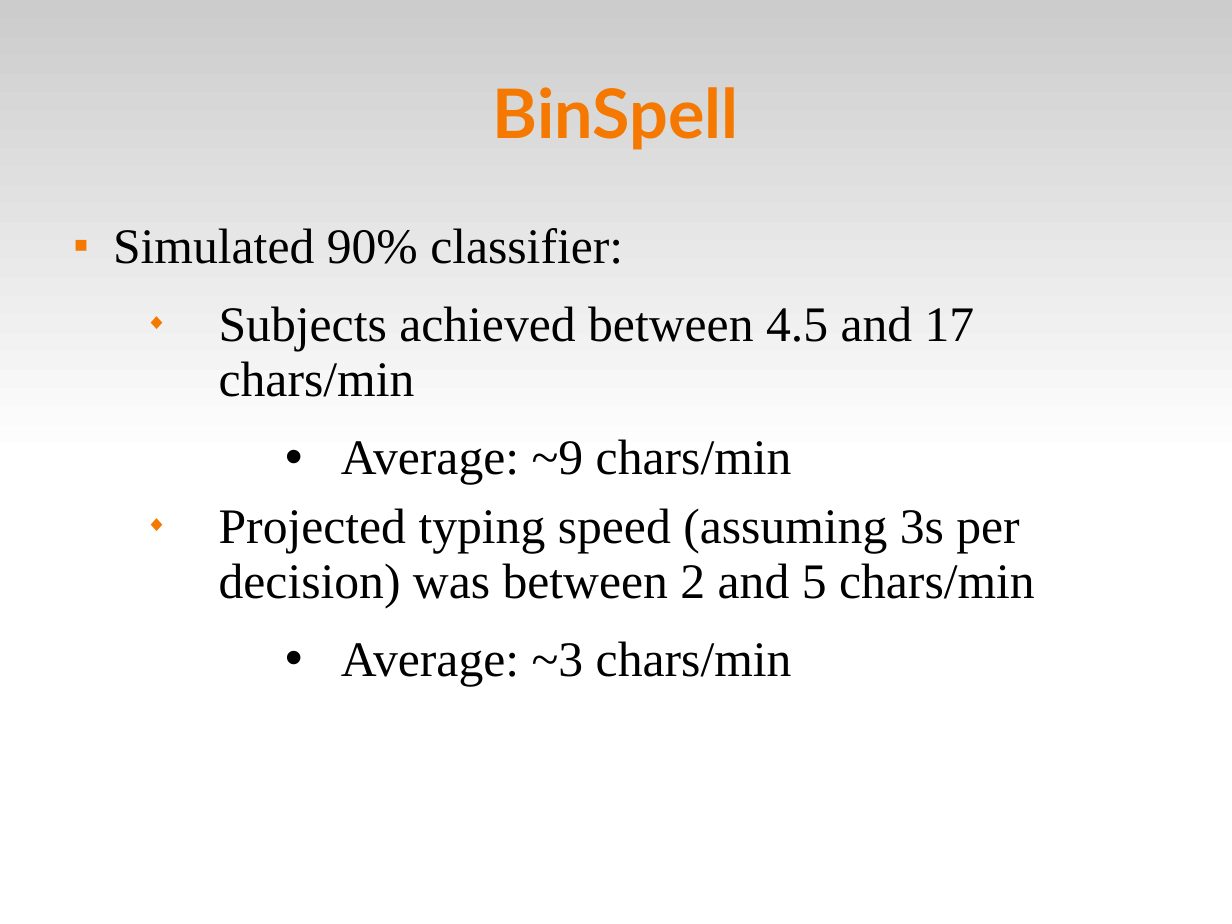
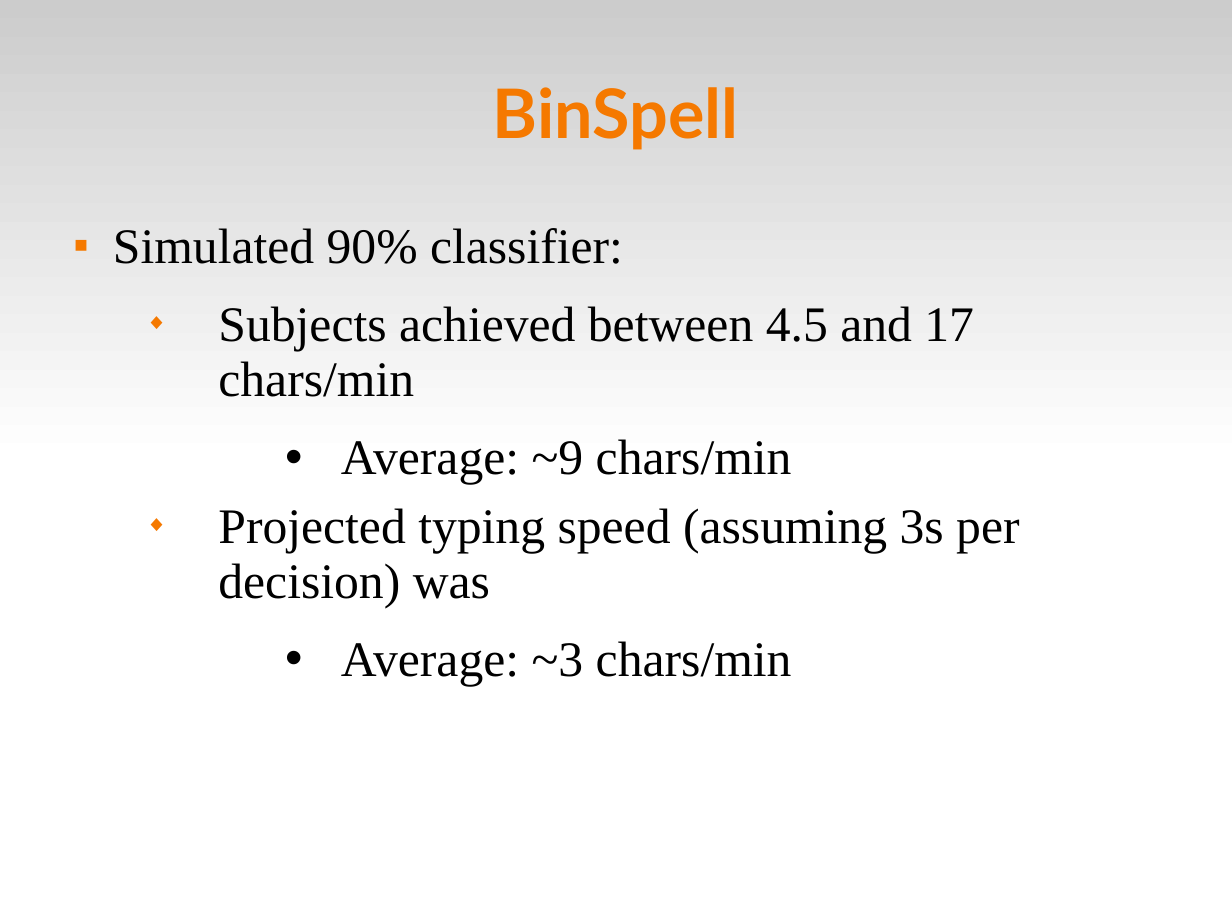
Before and after one commit to abdullah38rcc/BCI-Virtual-Keyboard, a slide deck: slide 12 of master's/docs/virtKey.ppt (slide 14 before the commit). Drawn at 1232x924 pixels with LibreOffice and Linux fonts; fonts in the diff are those of the drawing. Boxes give left, top, right and bottom in pixels: in the first picture for what was removed or moved away, otherwise in the second. Text is boxed around its words. In the diff, an @@ line names an element or a change of style, - is before the commit and + after.

```diff
--- a/master's/docs/virtKey.ppt
+++ b/master's/docs/virtKey.ppt
@@ text at <box>113,228,974,686</box>: indent changed @@
@@ text at <box>218,508,1019,608</box>: text changed @@
-  ◆ Projected typing speed (assuming 3s per decision) was between 2 and 5 chars/min
+  ◆ Projected typing speed (assuming 3s per decision) was
```
Also in this commit, not shown: 9 other slides changed, 3 slides added, 5 slides removed.
